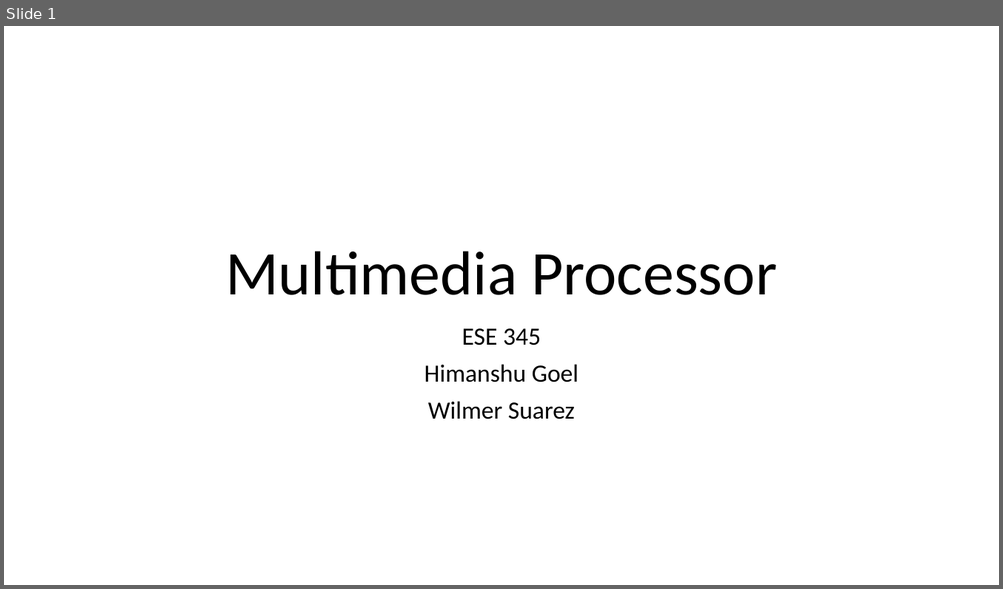
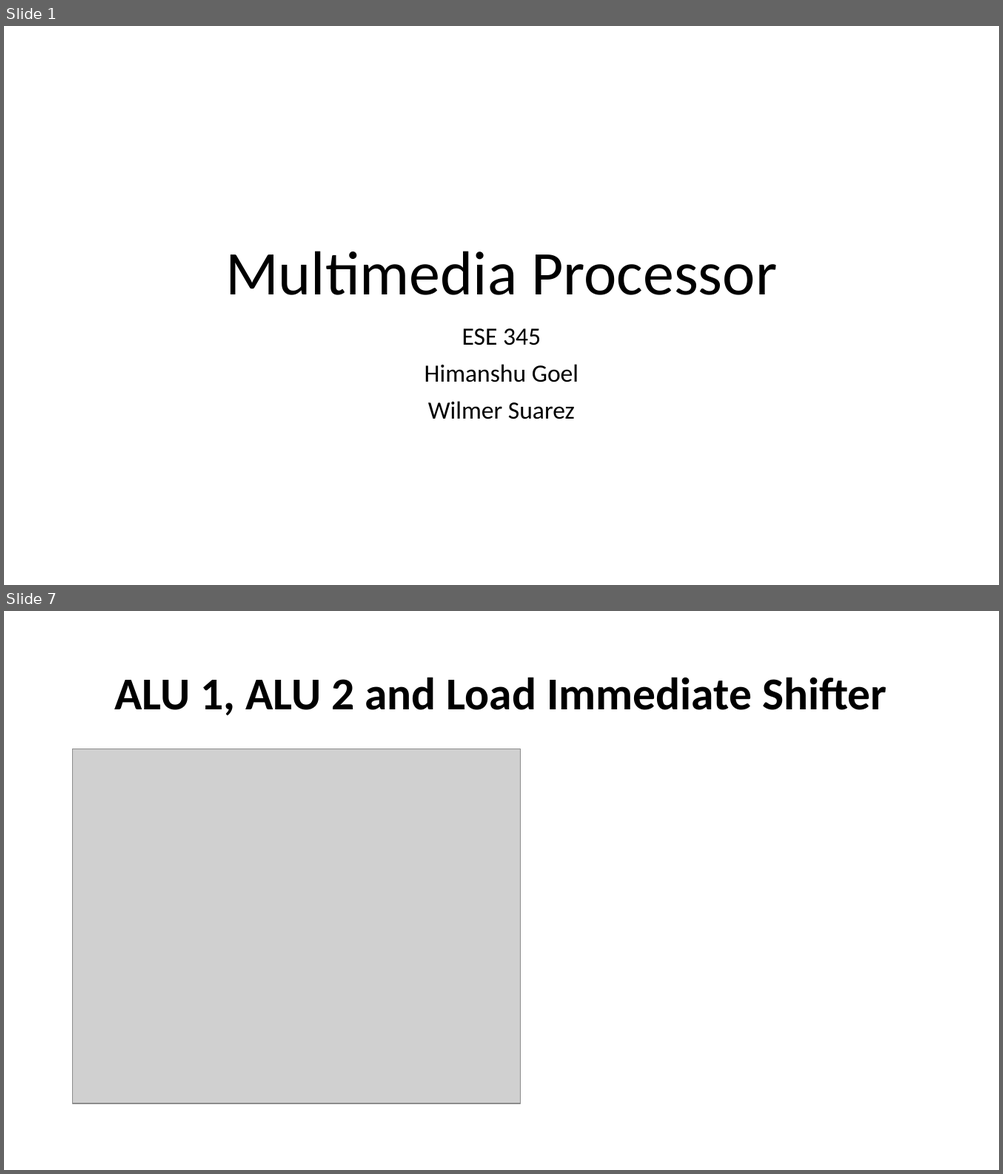
Before and after one commit to WilmerSuarez/Multimedia_Processor_ESE345, a slide deck: Report___Presentation/Presentation.pptx. Shown one above the other, each under a label of ours: slide 1 before the commit, slides 1 and 7 after it; the slides between them are not shown. The pictures are 1003x589 and 1003x1174 pixels, drawn with LibreOffice and Linux fonts; fonts in the diff are those of the drawing; grey boxes stand for pictures. Boxes give left, top, right and bottom in pixels: in the first picture for what was removed or moved away, otherwise in the second. Text is boxed around its words. In the diff, an @@ line names an element or a change of style, - is before the commit and + after.

Commit message:
presentation

```diff
--- a/Report___Presentation/Presentation.pptx
+++ b/Report___Presentation/Presentation.pptx
@@ slide 7 added at [4,611,999,1170], background #FFFFFF @@
@@ title added at [114,677,886,715], 44 pt, text #000000, bold @@
+ALU 1, ALU 2 and Load Immediate Shifter
@@ picture added at [73,749,521,1104] @@
```
Also in this commit, not shown: 14 other slides added, 1 slide removed, 13 other files.
